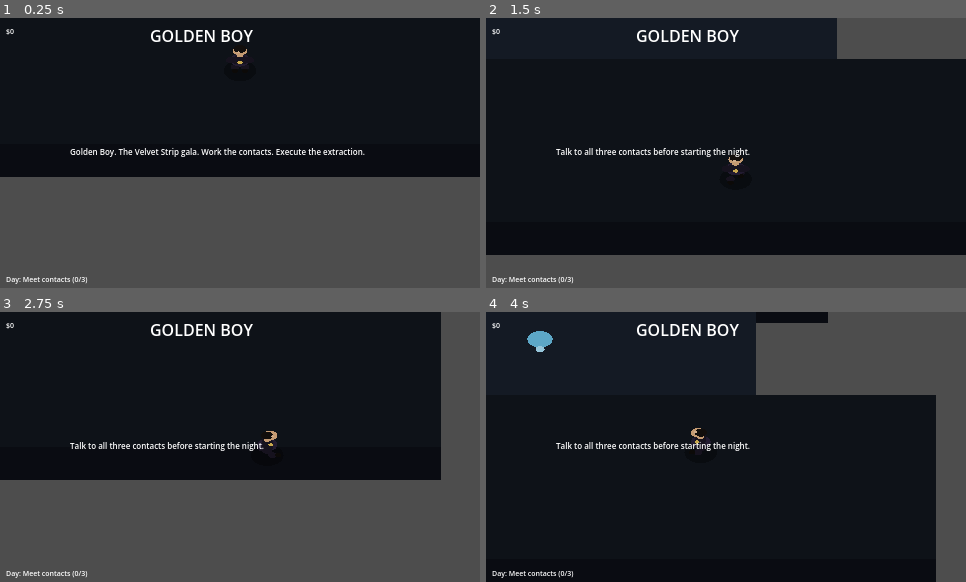
Above: before the commit, frames 1-4 (two rows, left to right).
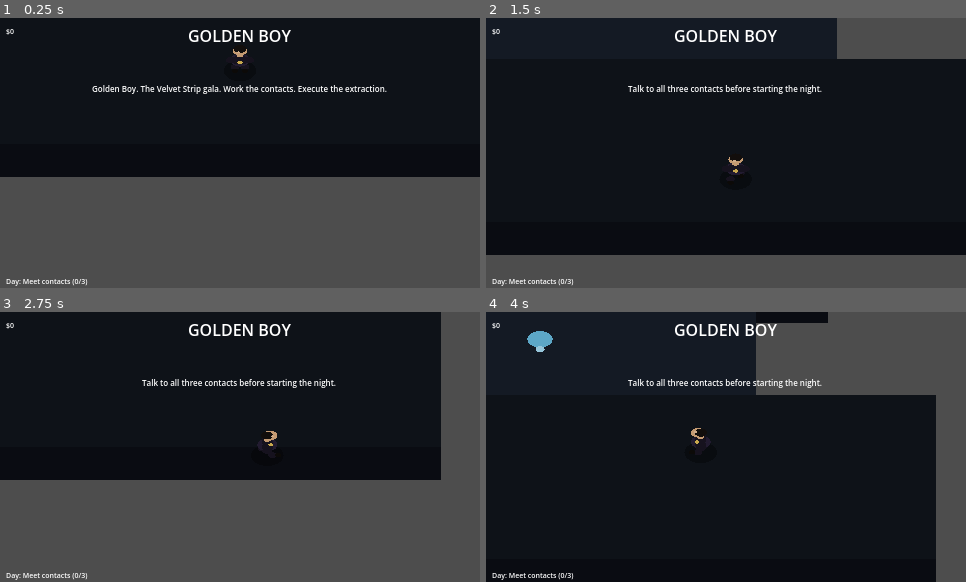
Above: after the commit, the same moments.

Repository: TheJohnCipher/golden_boy_3d_orthographic_closecam
Game: Godot game, scene res://scenes/main.tscn
Same seed, same stepped clock (60 frames per second), same inputs: the game is played once before the commit and once after it.
Inputs:
- Up to frame 1 (0.25 s): no input
- Up to frame 2 (1.5 s): hold D (move_right) 0.53-1.28 s; hold E (interact) 0.53-1.28 s; hold S (move_back) from 1.28 s (still down); tap Tab (phase_switch) at 1.35 s
- Up to frame 3 (2.75 s): release S (move_back) at 2.03 s; hold D (move_right) from 2.03 s (still down); hold E (interact) from 2.03 s (still down)
- Up to frame 4 (4 s): release D (move_right) at 2.78 s; release E (interact) at 2.78 s; hold W (move_forward) 2.78-3.53 s; tap Tab (phase_switch) at 2.85 s; hold A (move_left) from 3.53 s (still down); hold E (interact) from 3.53 s (still down)

The runs differ from the first frame. In frame 1, 2.6% of the frame differs, in the area x 1-81%, y 4-100%; in frame 2, 2.0%; in frame 3, 2.1%; in frame 4, 2.1%.

Commit message:
Fix world_2d.gd syntax, NPC typed arrays, and map rendering logic

Diff:
--- a/scenes/hud_2d.tscn
+++ b/scenes/hud_2d.tscn
@@ -1,73 +1,115 @@
-[gd_scene format=3 uid="uid://d63g2jbj6gui"]
+[gd_scene load_steps=2 format=3]
 
-[ext_resource type="Script" uid="uid://kct4s53e3rr8" path="res://scripts/hud_2d.gd" id="1_script"]
+[ext_resource type="Script" path="res://scripts/hud_2d.gd" id="1_script"]
 
-[node name="HUD" type="CanvasLayer" unique_id=1397866492]
+[node name="HUD" type="CanvasLayer"]
 script = ExtResource("1_script")
 
-[node name="Title" type="Label" parent="." unique_id=62409005]
-offset_left = 150.0
+[node name="Title" type="Label" parent="."]
+anchors_preset = 5
+anchor_left = 0.5
+anchor_right = 0.5
+offset_left = -90.0
 offset_top = 6.0
-offset_right = 330.0
+offset_right = 90.0
 offset_bottom = 29.0
+grow_horizontal = 2
 theme_override_font_sizes/font_size = 16
 text = "GOLDEN BOY"
+horizontal_alignment = 1
 
-[node name="Objective" type="Label" parent="." unique_id=1738685568]
+[node name="Objective" type="Label" parent="."]
+anchors_preset = 2
+anchor_top = 1.0
+anchor_bottom = 1.0
 offset_left = 6.0
-offset_top = 256.0
+offset_top = -24.0
 offset_right = 400.0
-offset_bottom = 279.0
+offset_bottom = -1.0
+grow_vertical = 0
 theme_override_font_sizes/font_size = 7
+vertical_alignment = 2
 
-[node name="Money" type="Label" parent="." unique_id=242875732]
+[node name="Money" type="Label" parent="."]
 offset_left = 6.0
 offset_top = 8.0
 offset_right = 100.0
-offset_bottom = 31.0
+offset_bottom = 20.0
 theme_override_font_sizes/font_size = 7
 
-[node name="Message" type="Label" parent="." unique_id=1525649246]
-offset_left = 70.0
-offset_top = 128.0
-offset_right = 400.0
-offset_bottom = 151.0
+[node name="Message" type="Label" parent="."]
+anchors_preset = 5
+anchor_left = 0.5
+anchor_right = 0.5
+offset_left = -165.0
+offset_top = 60.0
+offset_right = 165.0
+offset_bottom = 83.0
+grow_horizontal = 2
 theme_override_font_sizes/font_size = 8
+horizontal_alignment = 1
+vertical_alignment = 1
 
-[node name="SuspicionText" type="Label" parent="." unique_id=1952057844]
-offset_left = 330.0
-offset_top = 248.0
-offset_right = 470.0
-offset_bottom = 271.0
+[node name="SuspicionText" type="Label" parent="."]
+anchors_preset = 3
+anchor_left = 1.0
+anchor_top = 1.0
+anchor_right = 1.0
+anchor_bottom = 1.0
+offset_left = -150.0
+offset_top = -32.0
+offset_right = -10.0
+offset_bottom = -9.0
+grow_horizontal = 0
+grow_vertical = 0
 theme_override_font_sizes/font_size = 7
+horizontal_alignment = 2
 
-[node name="PhaseHint" type="Label" parent="." unique_id=1868557580]
+[node name="PhaseHint" type="Label" parent="."]
+anchors_preset = 2
+anchor_top = 1.0
+anchor_bottom = 1.0
 offset_left = 6.0
-offset_top = 264.0
+offset_top = -14.0
 offset_right = 150.0
-offset_bottom = 287.0
+offset_bottom = -3.0
+grow_vertical = 0
 theme_override_font_sizes/font_size = 6
 
-[node name="SuspicionBar" type="ColorRect" parent="." unique_id=975896334]
-offset_left = 330.0
-offset_top = 252.0
-offset_right = 470.0
-offset_bottom = 258.0
+[node name="SuspicionBar" type="ColorRect" parent="."]
+anchors_preset = 3
+anchor_left = 1.0
+anchor_top = 1.0
+anchor_right = 1.0
+anchor_bottom = 1.0
+offset_left = -150.0
+offset_top = -18.0
+offset_right = -10.0
+offset_bottom = -12.0
+grow_horizontal = 0
+grow_vertical = 0
 color = Color(0.14, 0.07, 0.07, 1)
 
-[node name="Fill" type="ColorRect" parent="SuspicionBar" unique_id=505590434]
+[node name="Fill" type="ColorRect" parent="SuspicionBar"]
 layout_mode = 0
 offset_right = 140.0
 offset_bottom = 6.0
 
-[node name="PromptPanel" type="Control" parent="." unique_id=1113401971]
-layout_mode = 3
+[node name="PromptPanel" type="Control" parent="."]
 anchors_preset = 0
+anchor_left = 0.5
+anchor_top = 1.0
+anchor_right = 0.5
+anchor_bottom = 1.0
+offset_top = -35.0
+offset_bottom = -35.0
+grow_horizontal = 2
+grow_vertical = 0
 
-[node name="Prompt" type="Label" parent="PromptPanel" unique_id=2093930988]
+[node name="Prompt" type="Label" parent="PromptPanel"]
 layout_mode = 0
-offset_left = 150.0
-offset_top = 220.0
-offset_right = 330.0
-offset_bottom = 243.0
+offset_left = -90.0
+offset_right = 90.0
+offset_bottom = 23.0
 theme_override_font_sizes/font_size = 8
+horizontal_alignment = 1
--- a/scripts/world_2d.gd
+++ b/scripts/world_2d.gd
@@ -66,12 +66,20 @@
 # ── Window ────────────────────────────────────────────────────────────────────
 func _configure_window() -> void:
 	var win := get_viewport().get_window()
+	# Viewport mode keeps pixels sharp; EXPAND fills non-standard aspect ratios
 	win.content_scale_mode = Window.CONTENT_SCALE_MODE_VIEWPORT
+	win.content_scale_aspect = Window.CONTENT_SCALE_ASPECT_EXPAND
 	win.content_scale_size = Vector2i(480, 270)
+
 	var scr := DisplayServer.window_get_current_screen()
-	win.size     = DisplayServer.screen_get_size(scr)
+	# Set window position and size to match the display before entering fullscreen
 	win.position = DisplayServer.screen_get_position(scr)
-	win.mode     = Window.MODE_FULLSCREEN
+	win.size = DisplayServer.screen_get_size(scr)
+
+	if OS.get_name() != "Web":
+		win.mode = Window.MODE_FULLSCREEN
+	else:
+		win.mode = Window.MODE_WINDOWED
 
 # ── Roots & lights ────────────────────────────────────────────────────────────
 func _init_roots() -> void:
@@ -233,7 +241,8 @@
 	var cs = CollisionShape2D.new(); var sh = CircleShape2D.new()
 	sh.radius = 6.0; cs.shape = sh; player.add_child(cs)
 	player.position = Vector2(320.0, 530.0); add_child(player)
-	_camera.reparent(player); _camera.position = Vector2.ZERO
+	_camera.get_parent().remove_child(_camera)
+	player.add_child(_camera); _camera.position = Vector2.ZERO
 
 func _spawn_npc_nodes() -> void:
 	for s in GameConstants.NPC_SPAWNS:
